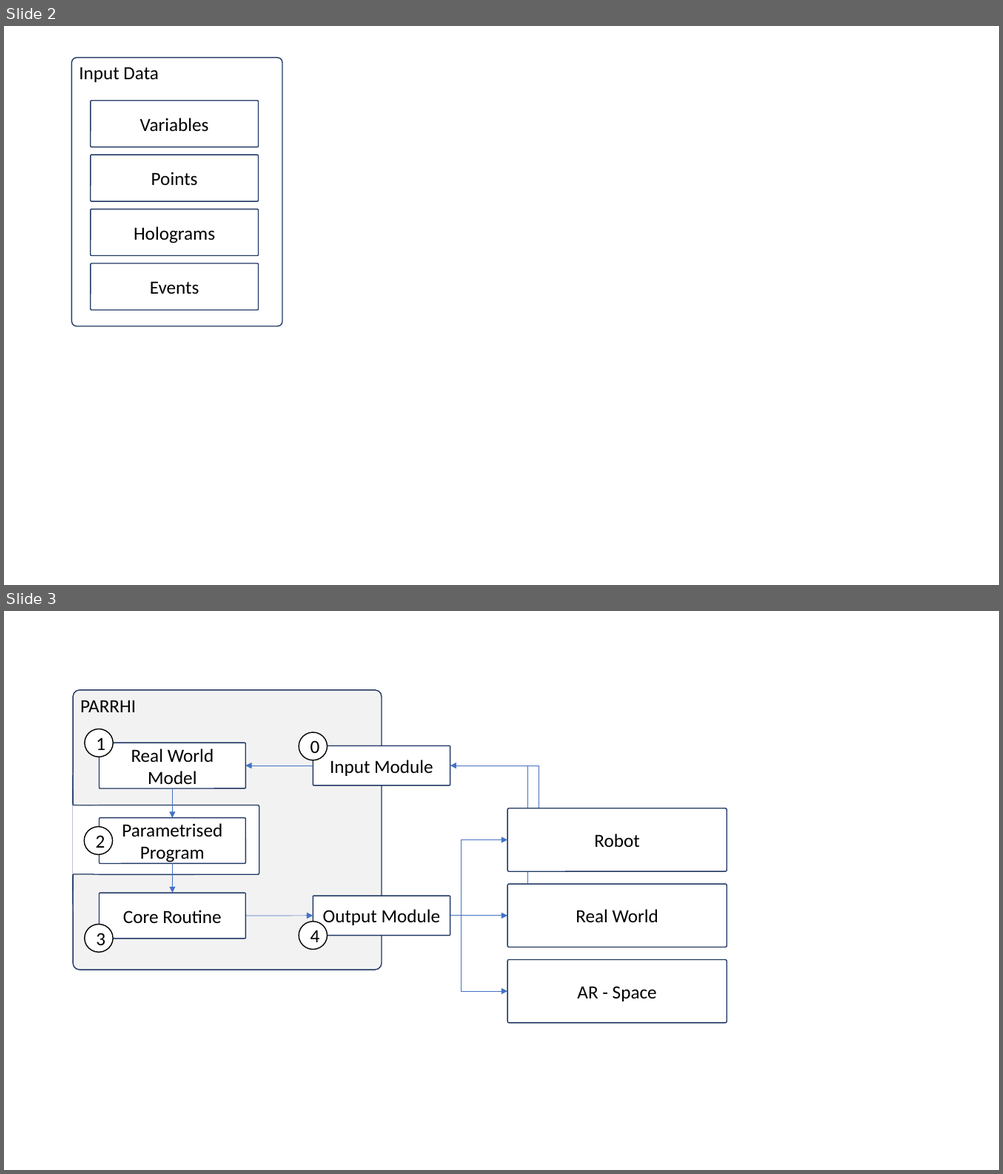
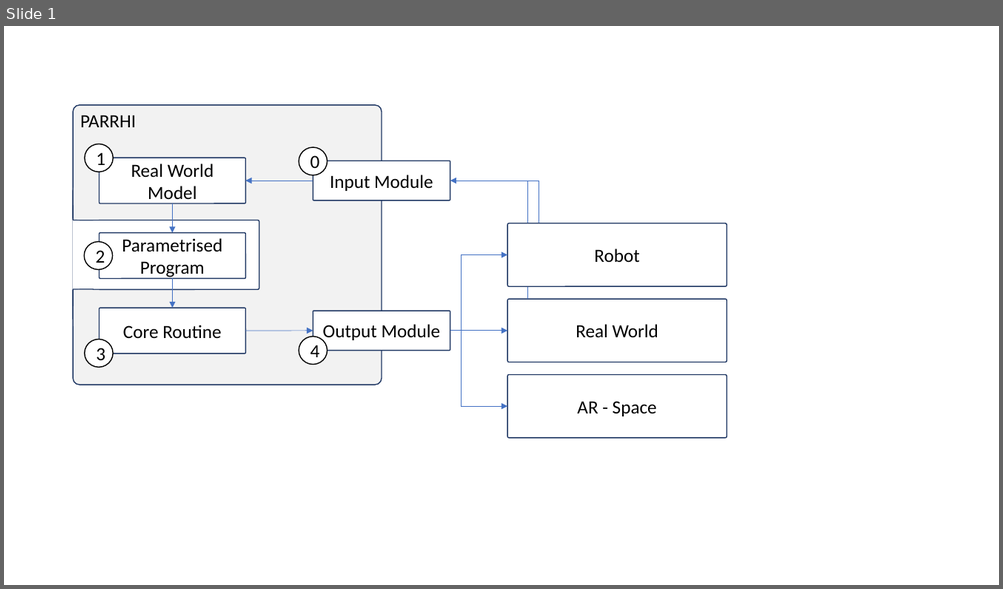
Before and after one commit to EricVoll/PARRHI, a slide deck: 02_Thesis/PARRHI_Thesis/Figures/FigureMaker.pptx. Shown one above the other, each under a label of ours: slides 2 and 3 before the commit, slide 1 after it. The pictures are 1003x1174 and 1003x589 pixels, drawn with LibreOffice and Linux fonts; fonts in the diff are those of the drawing. Boxes give left, top, right and bottom in pixels: in the first picture for what was removed or moved away, otherwise in the second. Text is boxed around its words. In the diff, an @@ line names an element or a change of style, - is before the commit and + after.

```diff
--- a/02_Thesis/PARRHI_Thesis/Figures/FigureMaker.pptx
+++ b/02_Thesis/PARRHI_Thesis/Figures/FigureMaker.pptx
@@ slide 2 removed at [4, 26, 999, 585], background #FFFFFF @@
@@ rounded rectangle removed at [72, 57, 282, 326] @@
@@ text removed at [79, 67, 159, 82] @@
-Input Data
@@ rounded rectangle removed at [91, 101, 259, 147] @@
-Variables
@@ rounded rectangle removed at [91, 155, 259, 201] @@
-Points
@@ rounded rectangle removed at [91, 210, 259, 256] @@
-Holograms
@@ rounded rectangle removed at [91, 264, 259, 310] @@
-Events
@@ what was slide 3 is now slide 1 @@
```
Also in this commit, not shown: 2 slides added, 1 other slide removed, 21 other files.
